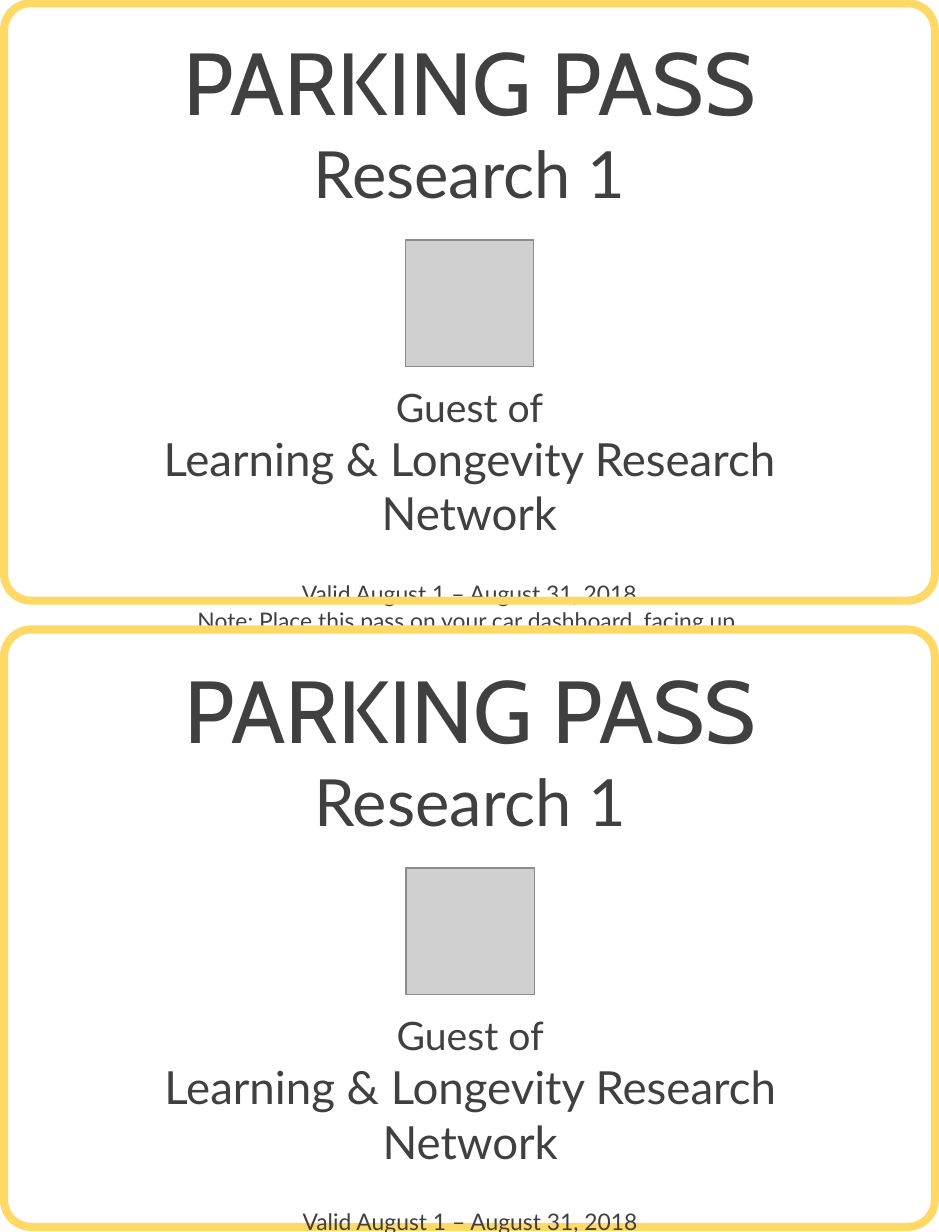
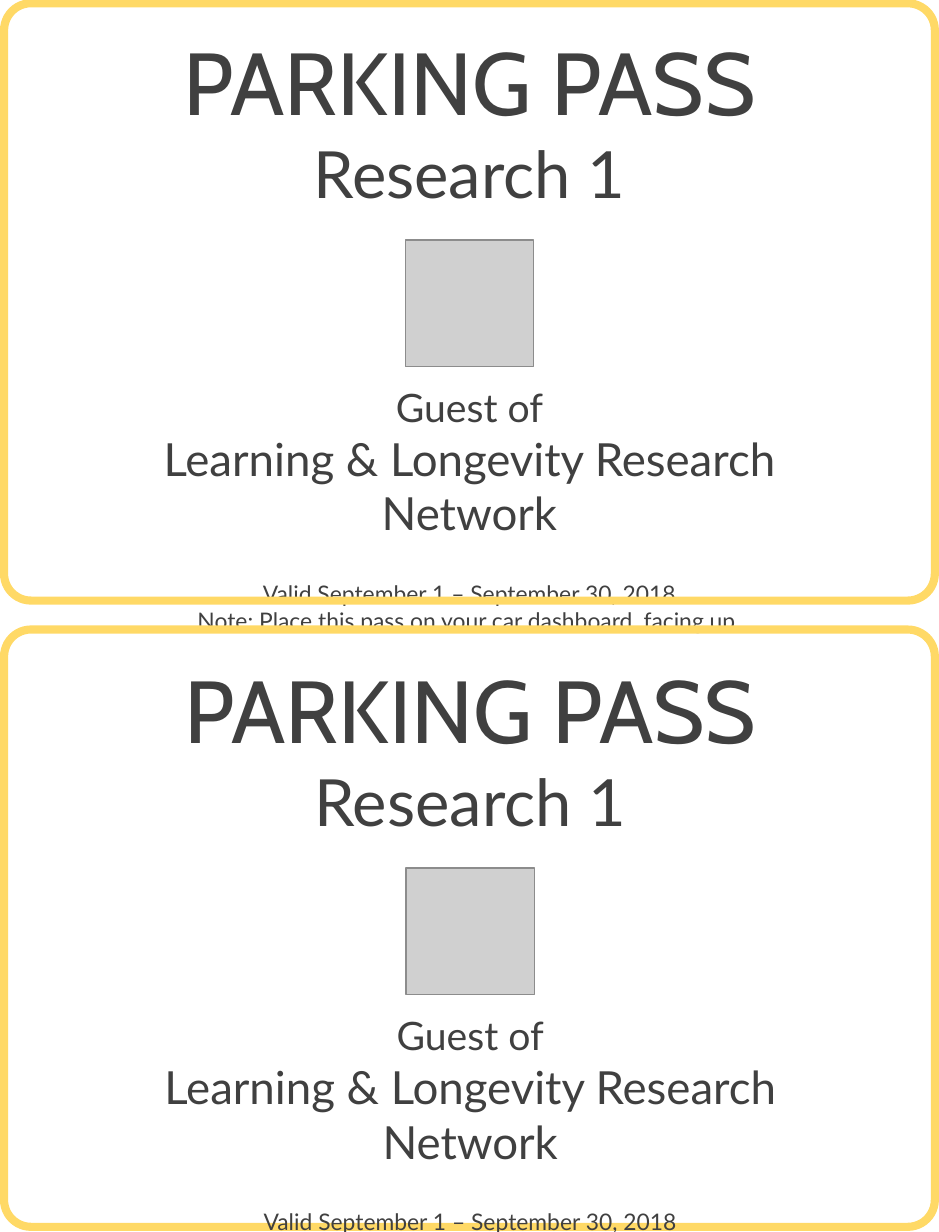
Before and after one commit to llrn/protocol, a slide deck: slide 1 of parking-pass.pptx. Drawn at 939x1232 pixels with LibreOffice and Linux fonts; fonts in the diff are those of the drawing; grey boxes stand for pictures. Boxes give left, top, right and bottom in pixels: in the first picture for what was removed or moved away, otherwise in the second. Text is boxed around its words. In the diff, an @@ line names an element or a change of style, - is before the commit and + after.

```diff
--- a/parking-pass.pptx
+++ b/parking-pass.pptx
@@ text at [263,582,676,607]: text changed @@
-Valid August 1 – August 31, 2018
+Valid September 1 – September 30, 2018
@@ text at [264,1210,676,1232]: text changed @@
-Valid August 1 – August 31, 2018
+Valid September 1 – September 30, 2018
```
Also in this commit, not shown: 1 other file.
